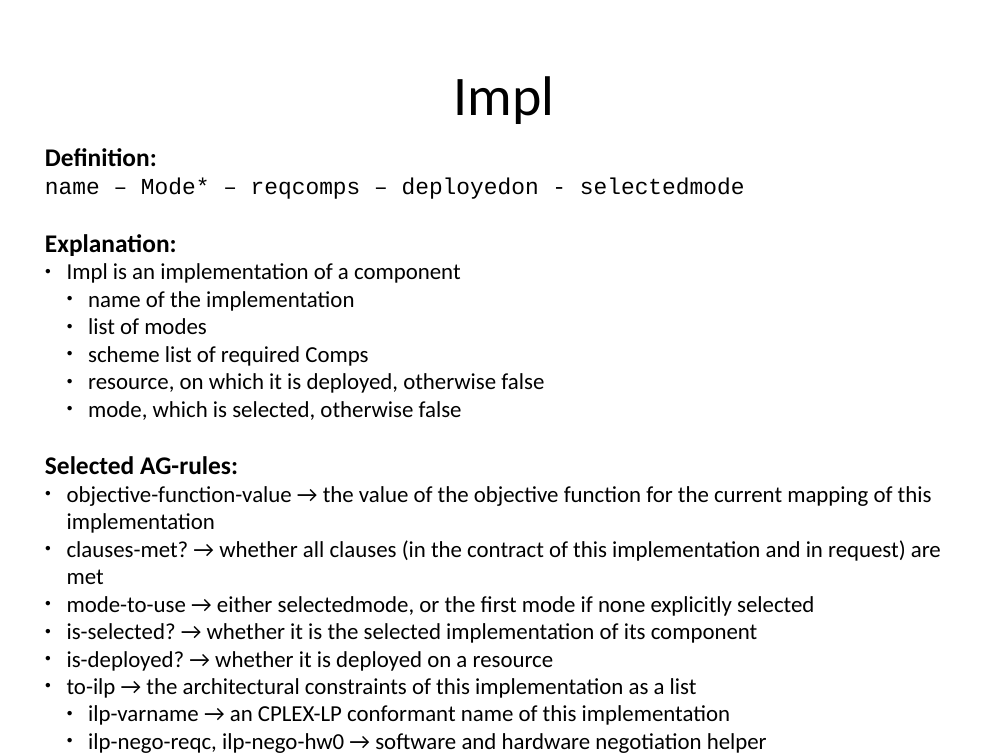
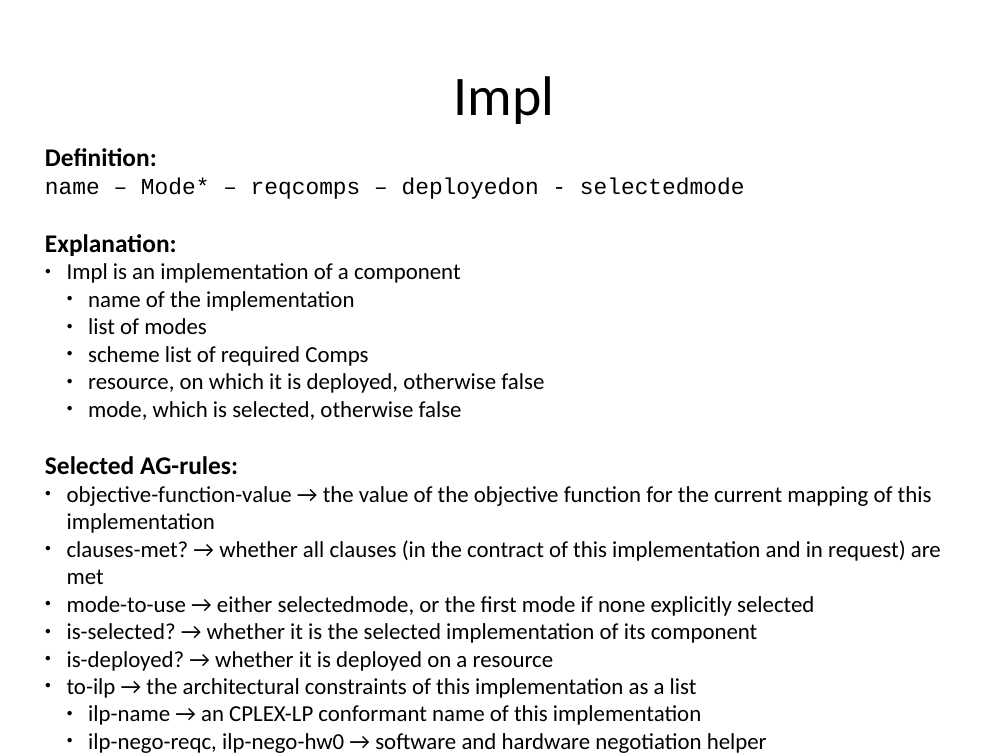
Before and after one commit to rene-schoene/racr-mquat, a slide deck: slide 23 of doc/the-model.odp. Drawn at 1008x756 pixels with LibreOffice and Linux fonts; fonts in the diff are those of the drawing. Boxes give left, top, right and bottom in pixels: in the first picture for what was removed or moved away, otherwise in the second. Text is boxed around its words. In the diff, an @@ line names an element or a change of style, - is before the commit and + after.

```diff
--- a/doc/the-model.odp
+++ b/doc/the-model.odp
@@ text at [88,705,701,725]: text changed @@
-  ● ilp-varname → an CPLEX-LP conformant name of this implementation
+  ● ilp-name → an CPLEX-LP conformant name of this implementation
```
Also in this commit, not shown: 2 other slides changed, 1 slide added, 1 slide removed.
